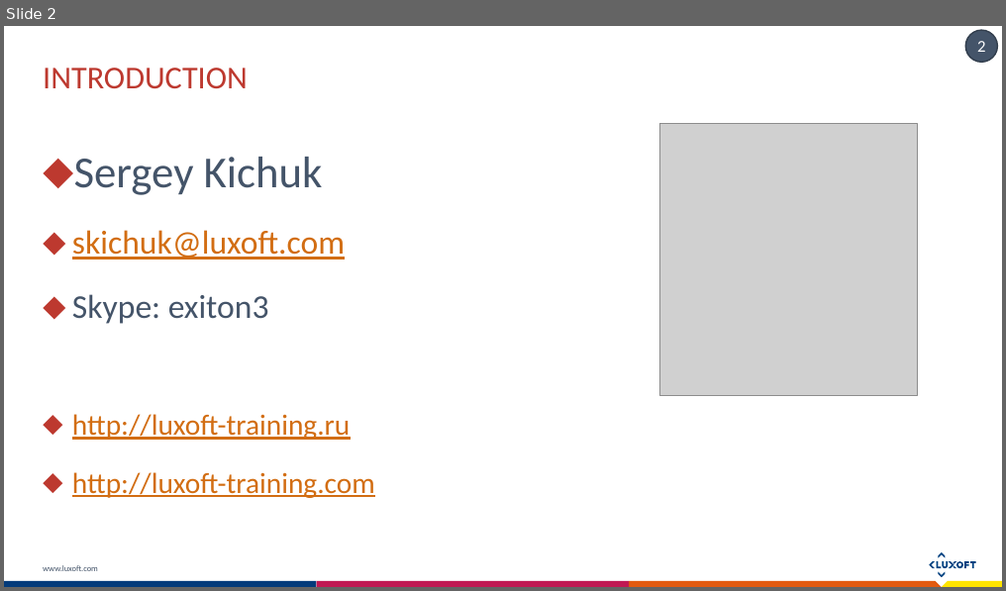
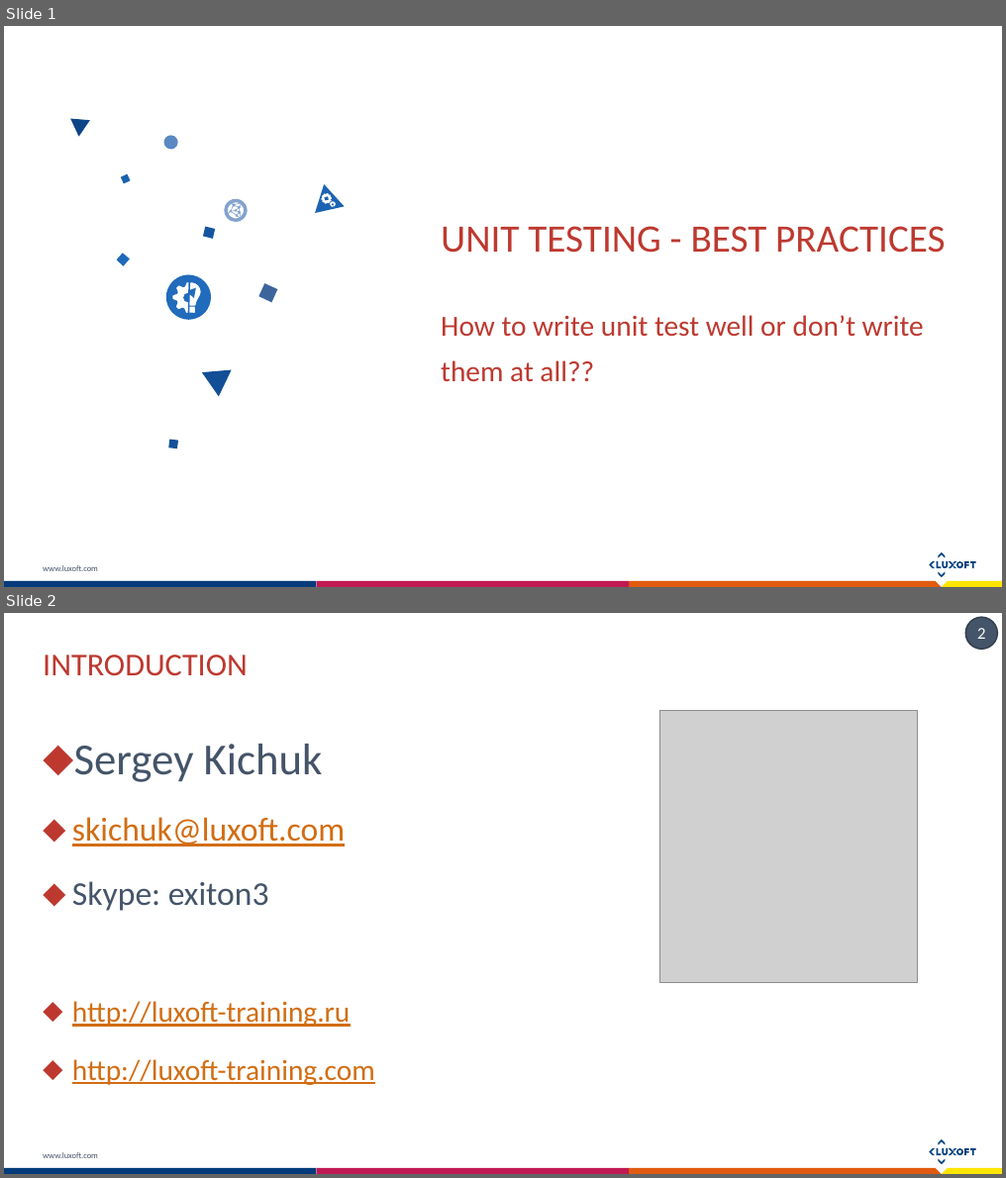
Before and after one commit to exiton3/Unit-tests-Best-Practices-Samples, a slide deck: Docs/Unit testing Bests practices.pptx. Shown one above the other, each under a label of ours: slide 2 before the commit, slides 1 and 2 after it. The pictures are 1006x591 and 1006x1178 pixels, drawn with LibreOffice and Linux fonts; fonts in the diff are those of the drawing; grey boxes stand for pictures. Boxes give left, top, right and bottom in pixels: in the first picture for what was removed or moved away, otherwise in the second. Text is boxed around its words. In the diff, an @@ line names an element or a change of style, - is before the commit and + after.

```diff
--- a/Docs/Unit testing Bests practices.pptx
+++ b/Docs/Unit testing Bests practices.pptx
@@ slide 1 added at box(4, 26, 1002, 587), background #FFFFFF; not listed: 16 template elements that a slide beside it also shows @@
@@ rectangle added at box(958, 27, 1000, 72), fill #FFFFFF, outline #FFFFFF 1 pt @@
@@ title added at box(441, 226, 944, 253), 28 pt, text #BD392F @@
+UNIT TESTING - BEST PRACTICES
@@ group added at box(71, 119, 345, 449): 16 freeform shapes @@
@@ text added at box(441, 315, 924, 381), 21 pt, text #BD392F @@
+How to write unit test well or don’t write them at all??
@@ group added at box(64, 498, 169, 553): 11 freeform shapes @@
@@ group added at box(926, 504, 973, 550): 12 freeform shapes @@
```
Also in this commit, not shown: 12 other slides added, 4 slides removed.
